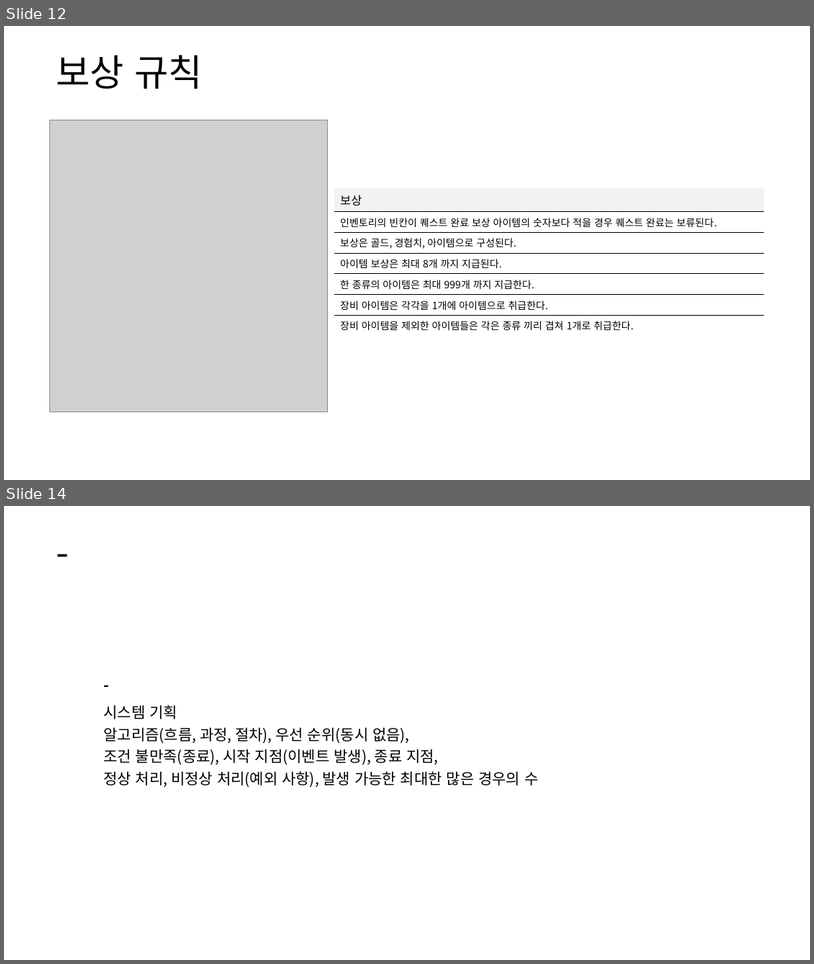
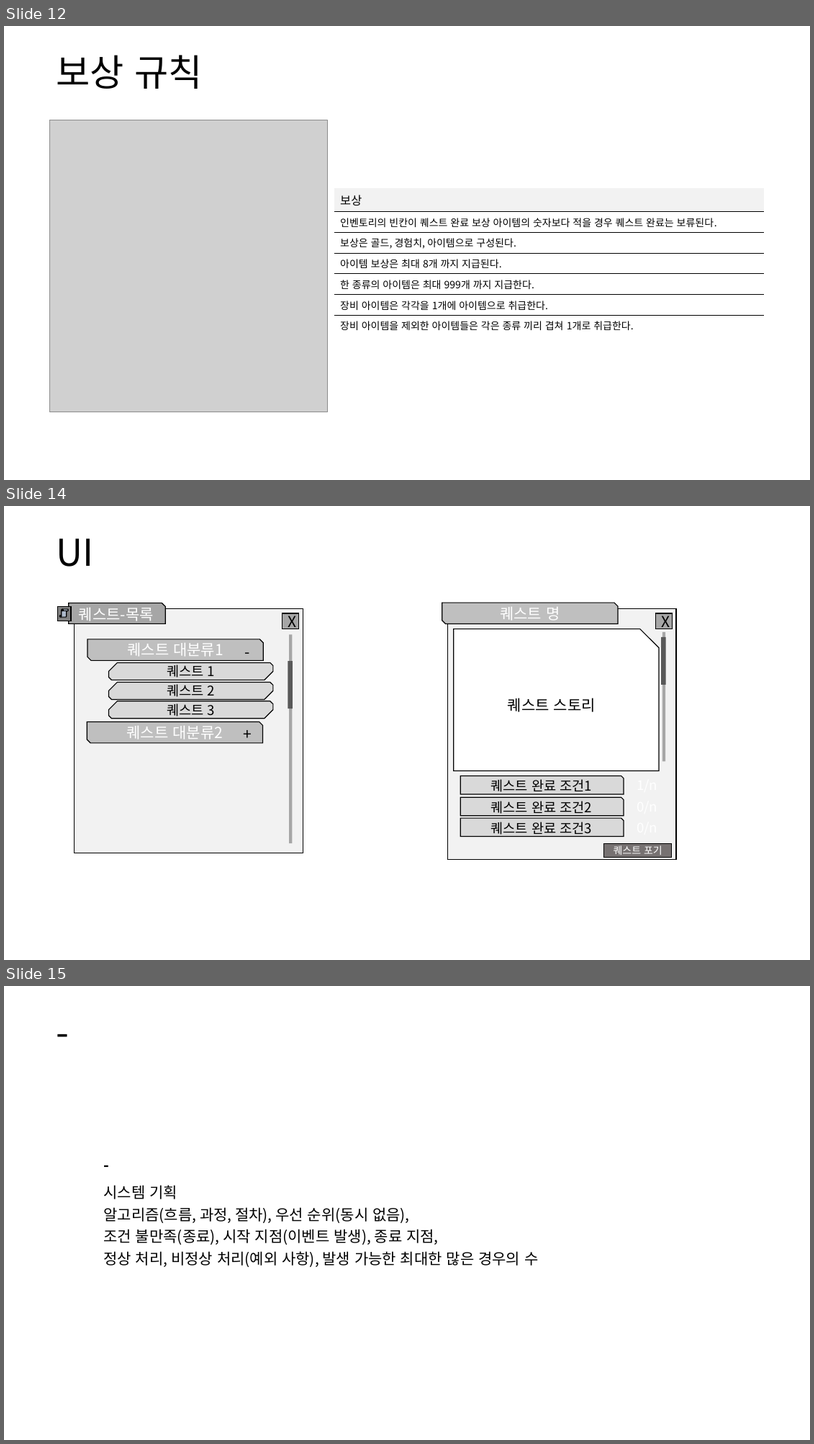
Before and after one commit to yjk0401/unityenginebasic_9th, a slide deck: 기획/방랑엽사전/퀘스트 시스템 기획서.pptx. Shown one above the other, each under a label of ours: slides 12 and 14 before the commit, slides 12, 14 and 15 after it; the slides between them are not shown. The pictures are 814x964 and 814x1444 pixels, drawn with LibreOffice and Linux fonts; fonts in the diff are those of the drawing; grey boxes stand for pictures. Boxes give left, top, right and bottom in pixels: in the first picture for what was removed or moved away, otherwise in the second. Text is boxed around its words. In the diff, an @@ line names an element or a change of style, - is before the commit and + after.

```diff
--- a/기획/방랑엽사전/퀘스트 시스템 기획서.pptx
+++ b/기획/방랑엽사전/퀘스트 시스템 기획서.pptx
@@ slide 14 added at [4, 506, 810, 960], background #FFFFFF @@
@@ text added at [56, 538, 93, 566], 44 pt, text #000000 @@
+UI
@@ rectangle added at [57, 606, 70, 621], fill #808080, outline #000000 1 pt @@
@@ vertical scroll added at [59, 609, 68, 617], fill #ADB9CA, outline #000000 1 pt @@
@@ snip rect added at [69, 602, 165, 623], fill #A6A6A6, outline #000000 1 pt, 18 pt, text #FFFFFF @@
+퀘스트-목록
@@ rectangle added at [74, 609, 303, 852], fill #F2F2F2, outline #000000 1 pt @@
@@ rectangle added at [282, 613, 299, 629], fill #A6A6A6, outline #000000 1 pt, 18 pt, text #000000 @@
+X
@@ snip diag rect added at [442, 602, 619, 624], fill #BFBFBF, outline #000000 1 pt, 18 pt, text #FFFFFF @@
+퀘스트 명
@@ rectangle added at [448, 609, 676, 860], fill #F2F2F2, outline #000000 1 pt @@
@@ rectangle added at [656, 613, 673, 629], fill #A6A6A6, outline #000000 1 pt, 18 pt, text #000000 @@
+X
@@ rectangle added at [289, 634, 292, 843], fill #A6A6A6 @@
@@ snip rect added at [454, 629, 660, 770], fill #FFFFFF, outline #000000 1 pt, 18 pt, text #000000 @@
+퀘스트 스토리
@@ rectangle added at [663, 632, 666, 762], fill #A6A6A6 @@
@@ snip diag rect added at [88, 639, 263, 660], fill #BFBFBF, outline #000000 1 pt, 18 pt, text #FFFFFF @@
+퀘스트 대분류1
@@ snip diag rect added at [236, 646, 260, 657], fill #BFBFBF, 18 pt, text #000000 @@
+-
@@ rectangle added at [661, 636, 666, 685], fill #595959 @@
@@ snip diag rect added at [108, 663, 273, 680], fill #D9D9D9, outline #000000 1 pt, 16 pt, text #000000 @@
+퀘스트 1
@@ rectangle added at [288, 661, 293, 708], fill #595959 @@
@@ snip diag rect added at [108, 682, 273, 699], fill #D9D9D9, outline #000000 1 pt, 16 pt, text #000000 @@
+퀘스트 2
@@ snip diag rect added at [87, 721, 263, 743], fill #BFBFBF, outline #000000 1 pt, 18 pt, text #FFFFFF @@
+퀘스트 대분류2
@@ snip diag rect added at [108, 701, 273, 718], fill #D9D9D9, outline #000000 1 pt, 16 pt, text #000000 @@
+퀘스트 3
@@ snip diag rect added at [235, 728, 260, 739], fill #BFBFBF, 18 pt, text #000000 @@
++
@@ snip rect added at [460, 776, 624, 794], fill #D9D9D9, outline #000000 1 pt, 16 pt, text #000000 @@
+퀘스트 완료 조건1
@@ rectangle added at [629, 777, 666, 792], fill #F2F2F2 @@
@@ snip rect added at [460, 797, 624, 815], fill #D9D9D9, outline #000000 1 pt, 16 pt, text #000000 @@
+퀘스트 완료 조건2
@@ rectangle added at [629, 799, 666, 814], fill #F2F2F2 @@
@@ snip rect added at [460, 818, 624, 836], fill #D9D9D9, outline #000000 1 pt, 16 pt, text #000000 @@
+퀘스트 완료 조건3
@@ rectangle added at [629, 820, 666, 835], fill #F2F2F2 @@
@@ rectangle added at [604, 843, 672, 857], fill #767171, outline #000000 1 pt, 12 pt, text #FFFFFF @@
+퀘스트 포기
@@ what was slide 14 is now slide 15 @@
```
Also in this commit, not shown: 1 other slide added, 1 slide removed, 2 other files.
